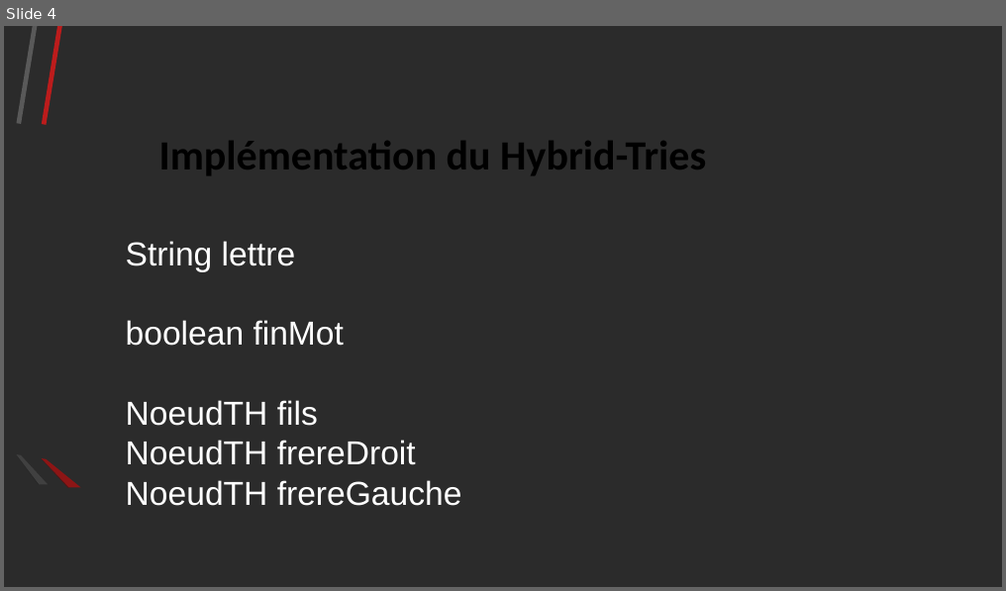
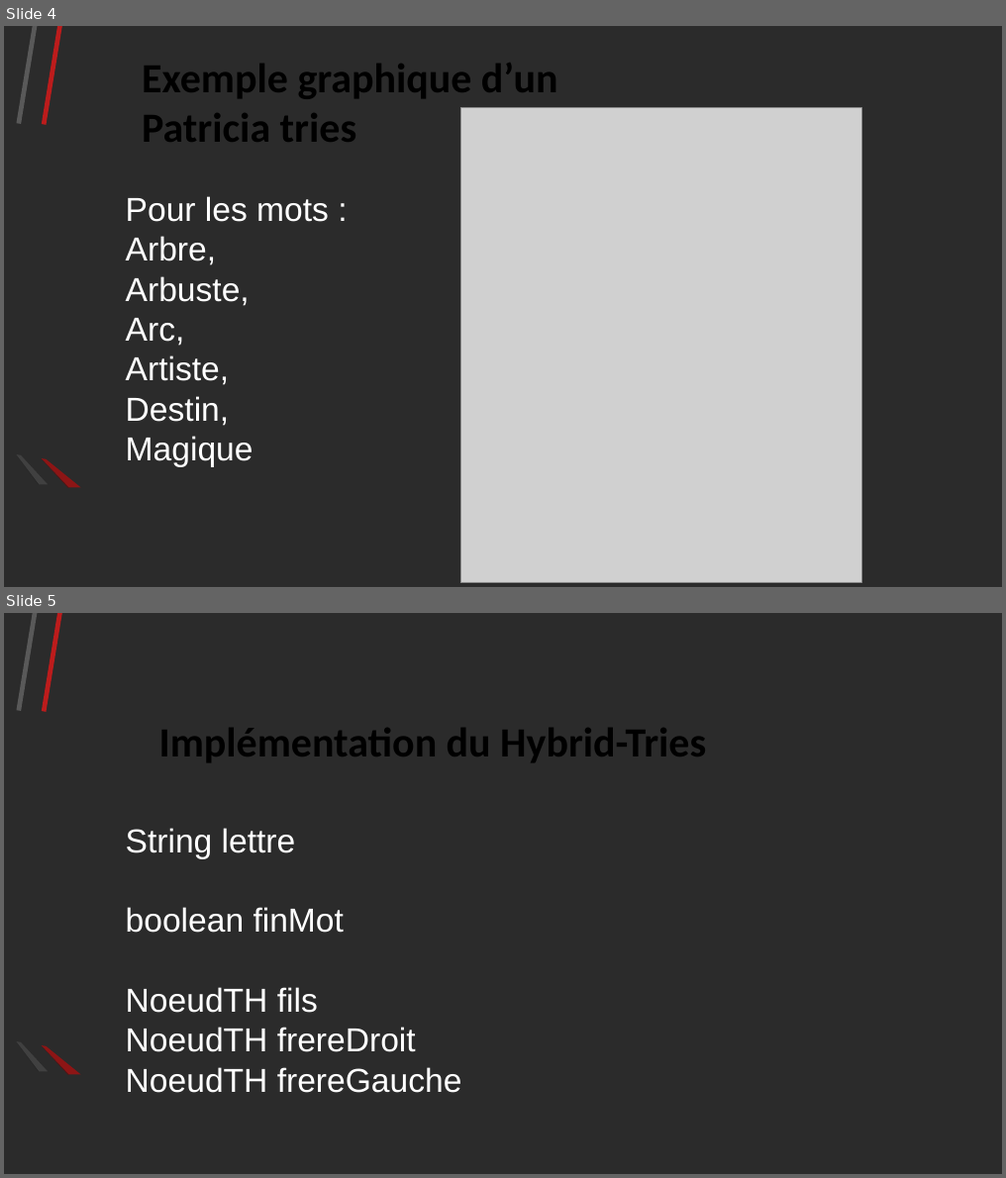
Before and after one commit to Ashmouth/Algav, a slide deck: Resources/Diapo.odp. Shown one above the other, each under a label of ours: slide 4 before the commit, slides 4 and 5 after it. The pictures are 1006x591 and 1006x1178 pixels, drawn with LibreOffice and Linux fonts; fonts in the diff are those of the drawing; grey boxes stand for pictures; background and template pictures are left out; a plain dark background stands for a picture behind light text. Boxes give left, top, right and bottom in pixels: in the first picture for what was removed or moved away, otherwise in the second. Text is boxed around its words. In the diff, an @@ line names an element or a change of style, - is before the commit and + after.

```diff
--- a/Resources/Diapo.odp
+++ b/Resources/Diapo.odp
@@ slide 4 added at (4,26,1002,587), background picture (left out); not listed: 6 template elements that a slide beside it also shows @@
@@ title added at (142,63,558,142), 40 pt, text #000000, bold @@
+Exemple graphique d’un
+Patricia tries
@@ picture added at (460,107,860,582) @@
@@ text added at (126,196,329,468), 32 pt, text #FFFFFF @@
+Pour les mots :
+Arbre,
+Arbuste,
+Arc,
+Artiste,
+Destin,
+Magique
@@ what was slide 4 is now slide 5 @@
```
Also in this commit, not shown: 1 slide changed, 9 other files.
